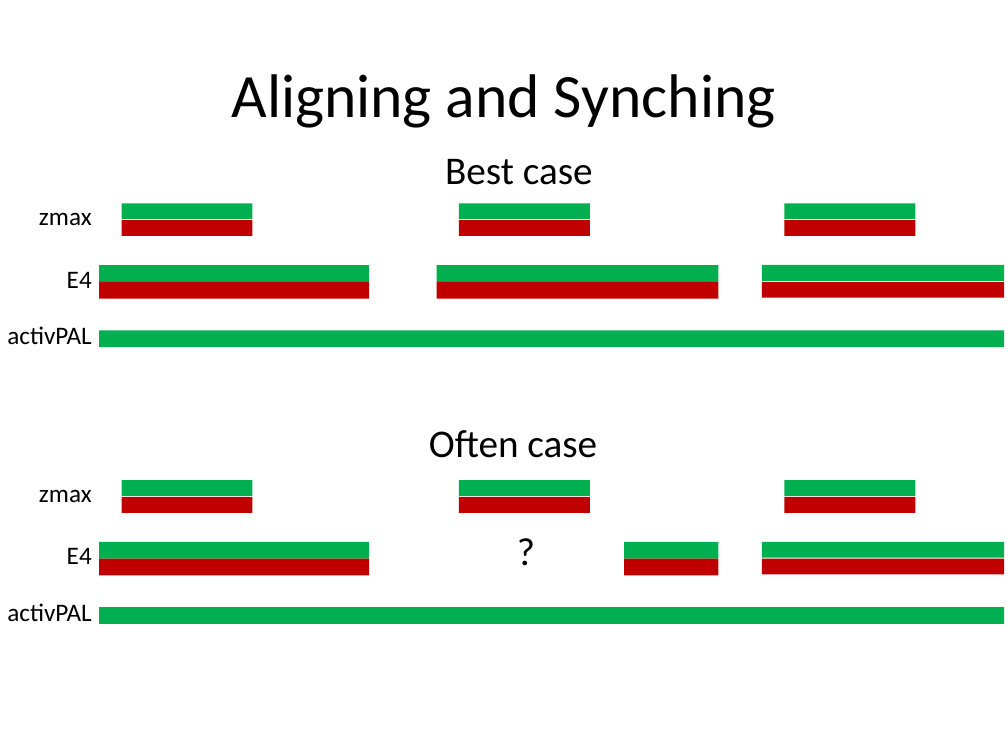
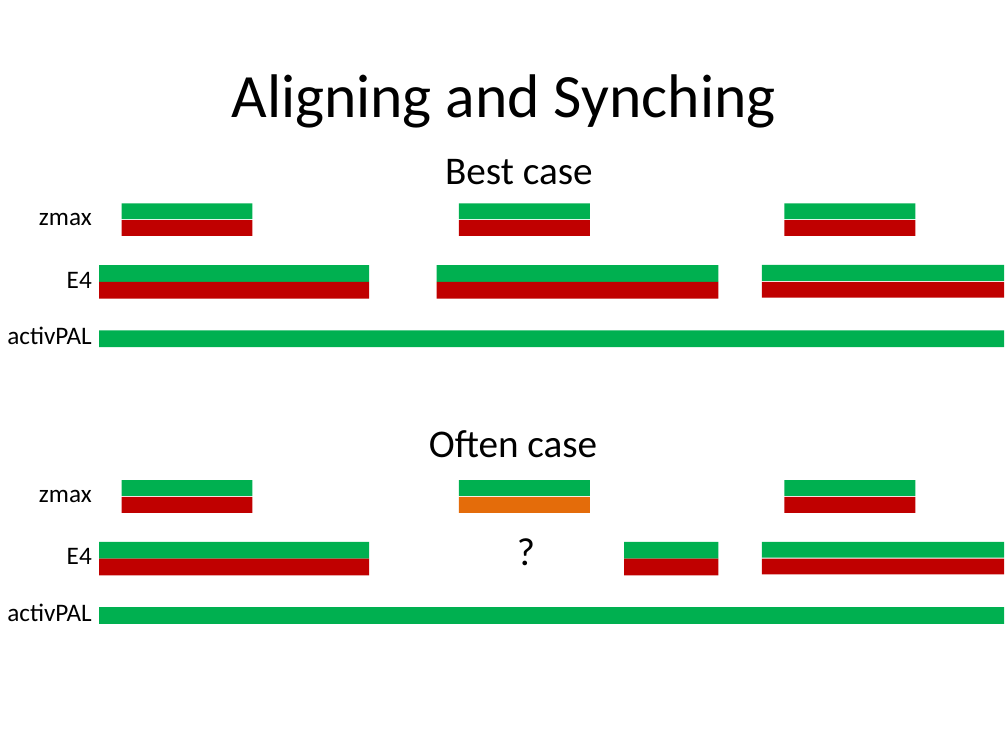
Before and after one commit to raytut/wearanize, a slide deck: slide 14 of snippets/HBS_wearanize.pptx. Drawn at 1008x756 pixels with LibreOffice and Linux fonts; fonts in the diff are those of the drawing. Boxes give left, top, right and bottom in pixels: in the first picture for what was removed or moved away, otherwise in the second. Text is boxed around its words. In the diff, an @@ line names an element or a change of style, - is before the commit and + after.

```diff
--- a/snippets/HBS_wearanize.pptx
+++ b/snippets/HBS_wearanize.pptx
@@ rectangle at box(459, 497, 590, 513): fill #C00000 to #E46C0A @@
```
Also in this commit, not shown: 7 other slides changed, 1 slide added.
